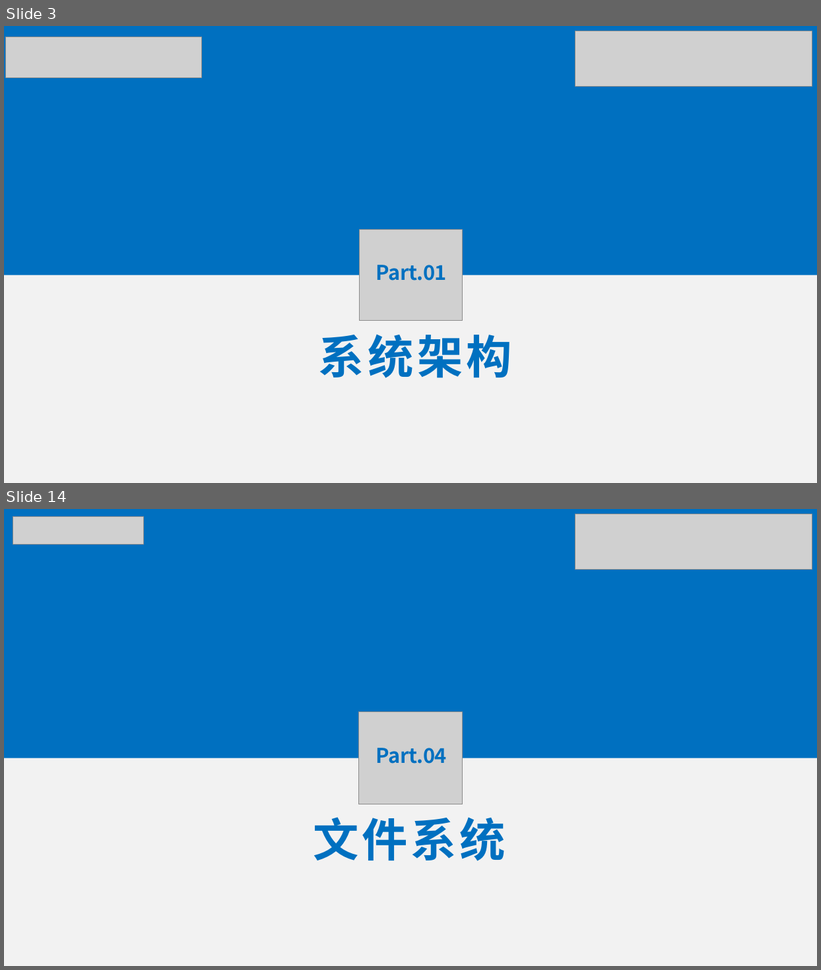
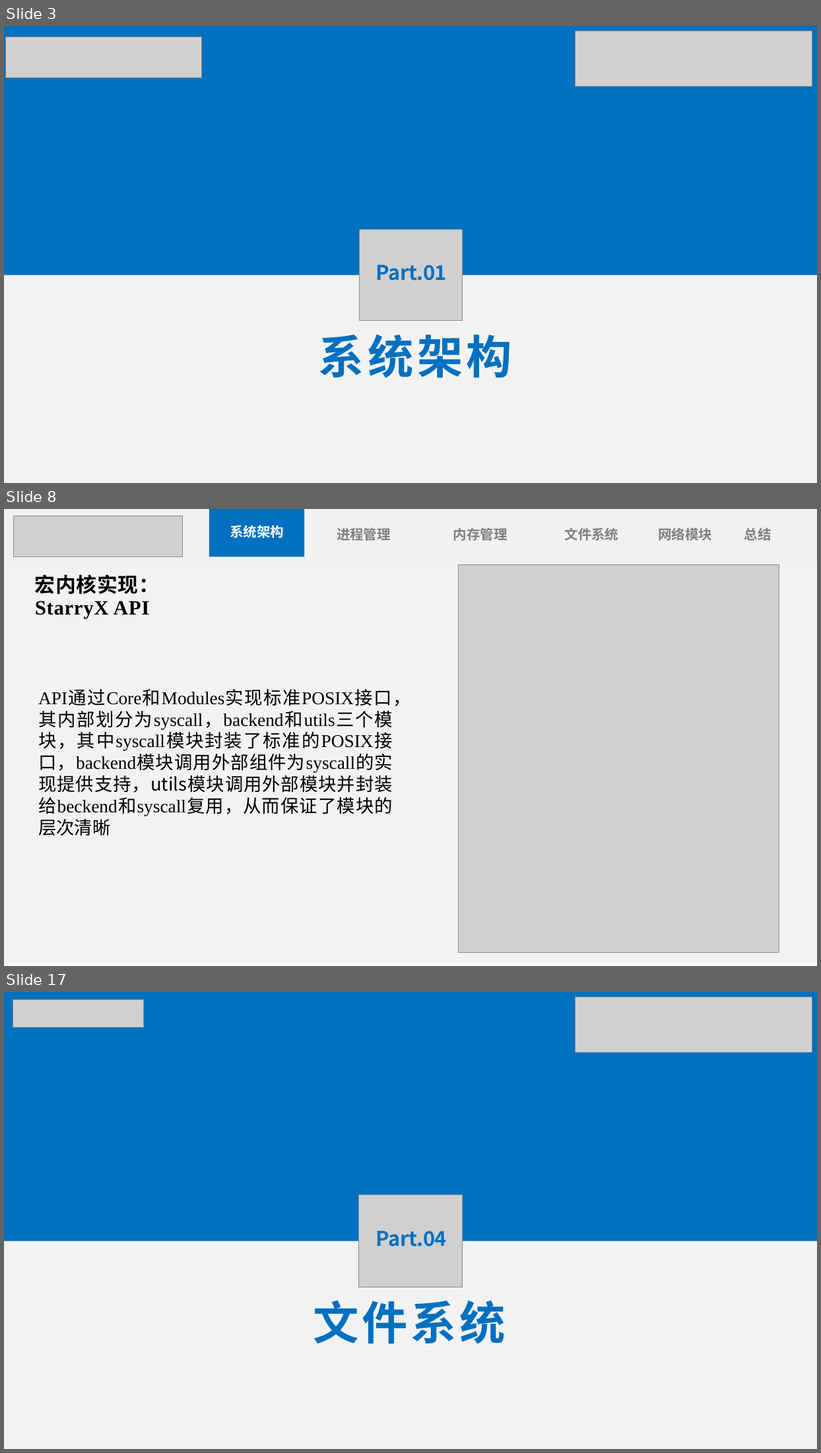
Before and after one commit to Anekoique/StarryX, a slide deck: docs/StarryX.pptx. Shown one above the other, each under a label of ours: slides 3 and 14 before the commit, slides 3, 8 and 17 after it; the slides between them are not shown. The pictures are 821x970 and 821x1453 pixels, drawn with LibreOffice and Linux fonts; fonts in the diff are those of the drawing; grey boxes stand for pictures. Boxes give left, top, right and bottom in pixels: in the first picture for what was removed or moved away, otherwise in the second. Text is boxed around its words. In the diff, an @@ line names an element or a change of style, - is before the commit and + after.

```diff
--- a/docs/StarryX.pptx
+++ b/docs/StarryX.pptx
@@ slide 8 added at (x1=4, y1=509, x2=817, y2=966), background #FFFFFF @@
@@ rectangle added at (x1=4, y1=509, x2=816, y2=964), fill #F2F2F2 @@
@@ rectangle added at (x1=4, y1=509, x2=817, y2=564), fill #F1F1F1 @@
@@ picture added at (x1=14, y1=516, x2=182, y2=557) @@
@@ rectangle added at (x1=209, y1=509, x2=304, y2=557), fill #0070C0, 24 pt, text #FFFFFF, bold @@
+系统架构
@@ text added at (x1=337, y1=528, x2=390, y2=541), 24 pt, text #808080, bold @@
+进程管理
@@ text added at (x1=453, y1=527, x2=508, y2=541), 24 pt, text #808080, bold @@
+内存管理
@@ text added at (x1=565, y1=527, x2=618, y2=541), 24 pt, text #808080, bold @@
+文件系统
@@ text added at (x1=658, y1=527, x2=712, y2=541), 24 pt, text #808080, bold @@
+网络模块
@@ text added at (x1=745, y1=527, x2=772, y2=541), 24 pt, text #808080, bold @@
+总结
@@ picture added at (x1=459, y1=564, x2=780, y2=953) @@
@@ text added at (x1=35, y1=574, x2=159, y2=619), 36 pt, text #000000, bold @@
+宏内核实现：
+StarryX API
@@ text added at (x1=38, y1=691, x2=411, y2=836), 32 pt, text #000000 @@
+API通过Core和Modules实现标准POSIX接口，其内部划分为syscall，backend和utils三个模块，其中syscall模块封装了标准的POSIX接口，backend模块调用外部组件为syscall的实现提供支持，utils模块调用外部模块并封装给beckend和syscall复用，从而保证了模块的层次清晰
@@ what was slide 14 is now slide 17 @@
```
Also in this commit, not shown: 19 slides changed, 2 other slides added, 1 slide removed, 3 other files.
